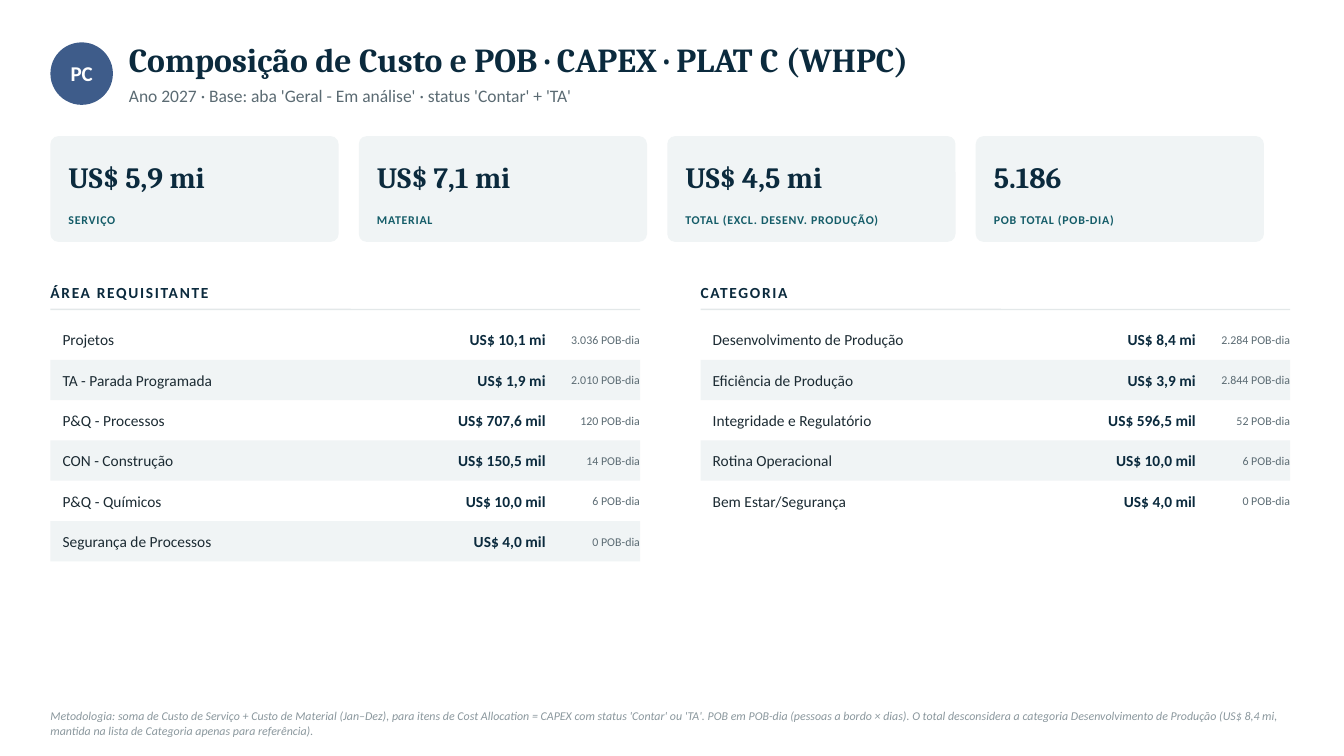
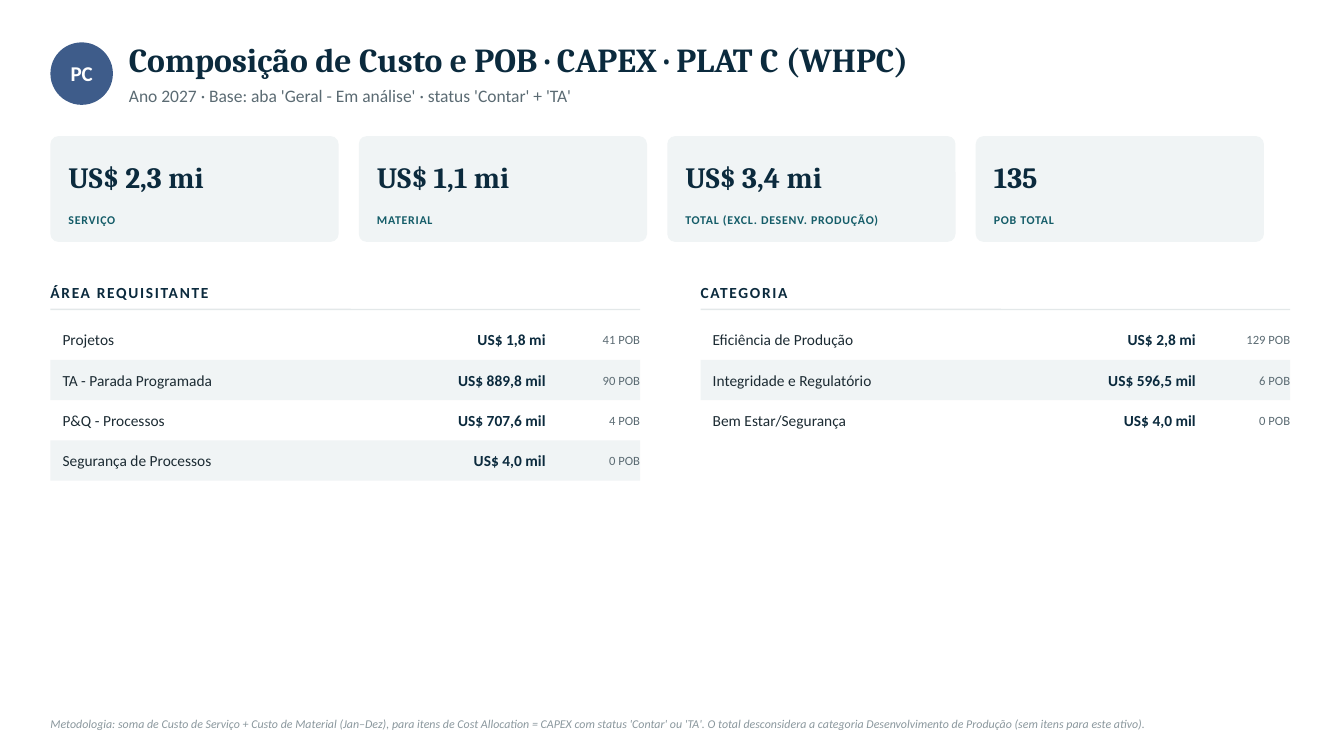
Before and after one commit to LucasRibaas/Planejamento, a slide deck: slide 13 of PRIO_Plano_Trabalho_CAPEX_2027.pptx. Drawn at 1344x756 pixels with LibreOffice and Linux fonts; fonts in the diff are those of the drawing. Boxes give left, top, right and bottom in pixels: in the first picture for what was removed or moved away, otherwise in the second. Text is boxed around its words. In the diff, an @@ line names an element or a change of style, - is before the commit and + after.

```diff
--- a/PRIO_Plano_Trabalho_CAPEX_2027.pptx
+++ b/PRIO_Plano_Trabalho_CAPEX_2027.pptx
@@ text at (68,166,203,192): text changed @@
-US$ 5,9 mi
+US$ 2,3 mi
@@ text at (377,166,509,192): text changed @@
-US$ 7,1 mi
+US$ 1,1 mi
@@ text at (685,166,822,192): text changed @@
-US$ 4,5 mi
+US$ 3,4 mi
@@ text at (994,168,1038,189): text changed @@
-5.186
+135
@@ text at (994,216,1053,224): text changed @@
-POB TOTAL (POB-DIA)
+POB TOTAL
@@ text at (477,334,545,347): text changed @@
-US$ 10,1 mi
+US$ 1,8 mi
@@ text at (603,336,640,344): text changed; size 8.5 to 9 pt @@
-3.036 POB-dia
+41 POB
@@ text removed at (713,334,903,348) @@
-Desenvolvimento de Produção
@@ text at (1128,334,1195,347): text changed @@
-US$ 8,4 mi
+US$ 2,8 mi
@@ text at (1246,336,1290,344): text changed; size 8.5 to 9 pt @@
-2.844 POB-dia
+129 POB
@@ text at (458,375,545,388): text changed @@
-US$ 1,9 mi
+US$ 889,8 mil
@@ text at (603,377,640,385): text changed; size 8.5 to 9 pt @@
-2.010 POB-dia
+90 POB
@@ 3 texts: place and size @@
-3 texts at (713,375,1196,429)
+3 texts at (713,334,1196,389)
@@ text removed at (1128,375,1195,388) @@
-US$ 3,9 mi
@@ text at (1259,376,1290,385): text changed; size 8.5 to 9 pt @@
-6 POB-dia
+6 POB
@@ text at (609,417,640,425): text changed; size 8.5 to 9 pt @@
-120 POB-dia
+4 POB
@@ 3 texts: place and size @@
-3 texts at (63,496,1196,550)
+3 texts at (63,415,1196,469)
@@ text removed at (1236,417,1290,425) @@
-52 POB-dia
@@ text at (1259,417,1290,425): text changed; size 8.5 to 9 pt @@
-2.284 POB-dia
+0 POB
@@ rectangle removed at (701,441,1291,481) @@
@@ text removed at (63,455,173,469) @@
-CON - Construção
@@ text at (474,455,545,468): text changed @@
-US$ 150,5 mil
+US$ 4,0 mil
@@ text at (609,457,640,465): text changed; size 8.5 to 9 pt @@
-14 POB-dia
+0 POB
@@ text removed at (713,455,832,469) @@
-Rotina Operacional
@@ text removed at (1116,455,1196,468) @@
-US$ 10,0 mil
@@ text removed at (63,496,161,509) @@
-P&Q - Químicos
@@ text removed at (466,496,545,509) @@
-US$ 10,0 mil
@@ text removed at (592,497,640,505) @@
-6 POB-dia
@@ text removed at (1243,497,1290,505) @@
-0 POB-dia
@@ rectangle removed at (50,521,640,562) @@
@@ text removed at (474,536,545,549) @@
-US$ 4,0 mil
@@ text removed at (592,538,640,546) @@
-0 POB-dia
@@ text at (50,719,1145,730): text changed @@
-Metodologia: soma de Custo de Serviço + Custo de Material (Jan–Dez), para itens de Cost Allocation = CAPEX com status 'Contar' ou 'TA'. POB em POB-dia (pessoas a bordo × dias). O total desconsidera a categoria Desenvolvimento de Produção (US$ 8,4 mi, mantida na lista de Categoria apenas para referência).
+Metodologia: soma de Custo de Serviço + Custo de Material (Jan–Dez), para itens de Cost Allocation = CAPEX com status 'Contar' ou 'TA'. O total desconsidera a categoria Desenvolvimento de Produção (sem itens para este ativo).
```
Also in this commit, not shown: 8 other slides changed.
